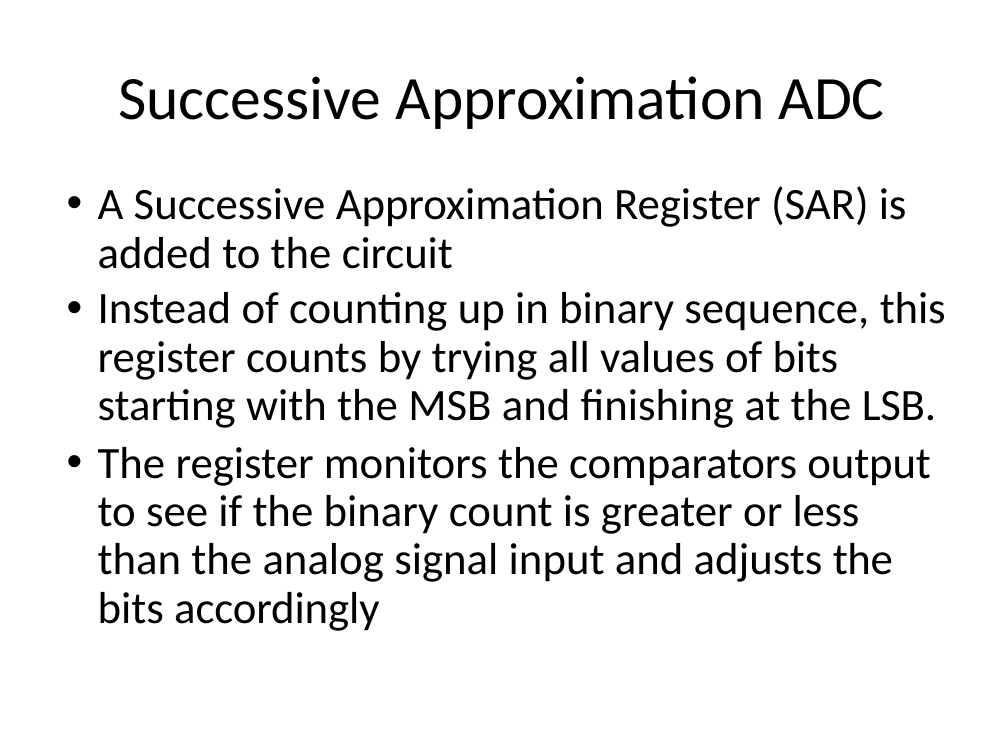
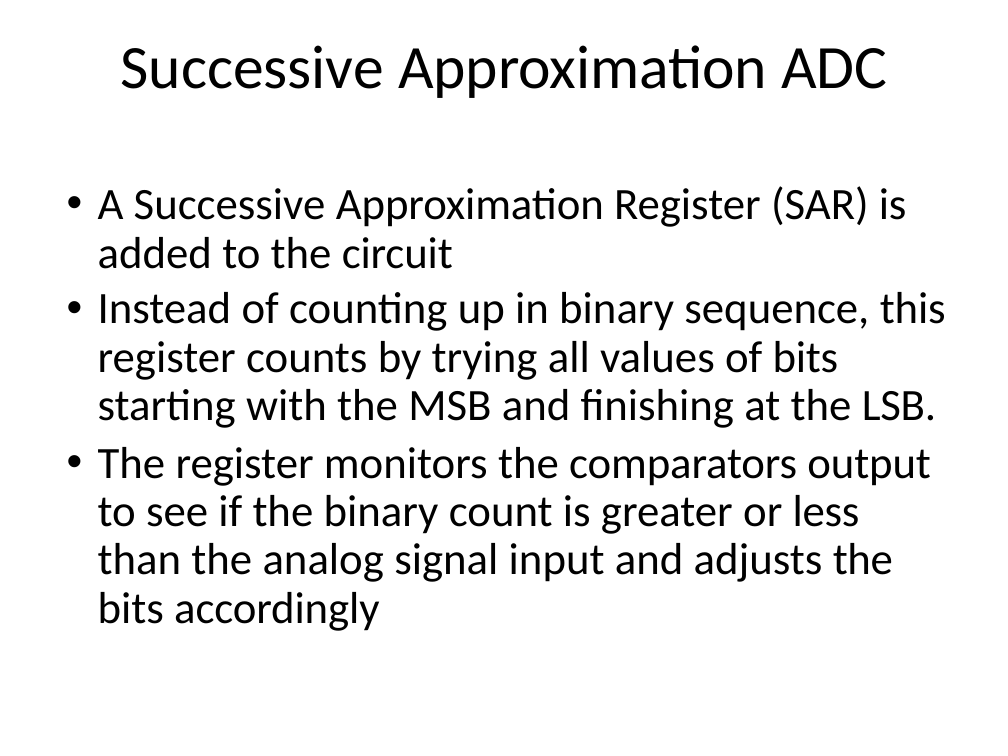
Before and after one commit to Syedshajib55/Computer-Interfacing, a slide deck: slide 21 of 3 Interfacing data conversion.pptx (slide 17 before the commit). Drawn at 1008x756 pixels with LibreOffice and Linux fonts; fonts in the diff are those of the drawing. Boxes give left, top, right and bottom in pixels: in the first picture for what was removed or moved away, otherwise in the second. Text is boxed around its words. In the diff, an @@ line names an element or a change of style, - is before the commit and + after.

```diff
--- a/3 Interfacing data conversion.pptx
+++ b/3 Interfacing data conversion.pptx
@@ title "Successive Approximation ADC": place and size @@
-title "Successive Approximation ADC" at [118,76,885,129]
+title "Successive Approximation ADC" at [120,45,887,98]
```
Also in this commit, not shown: 12 other slides changed, 5 slides added, 2 other files.
